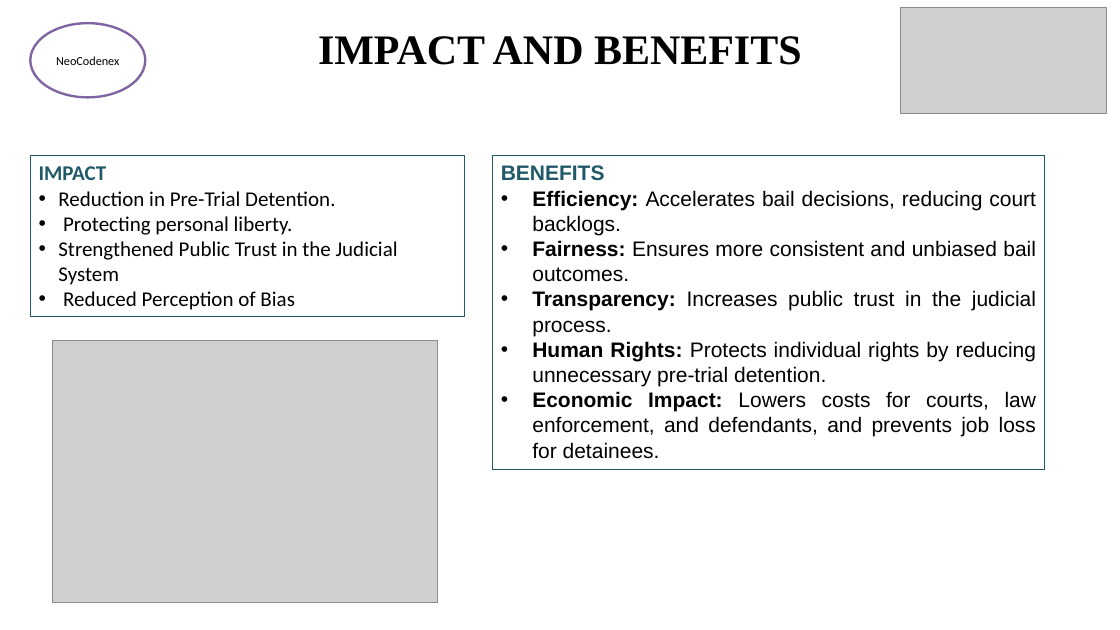
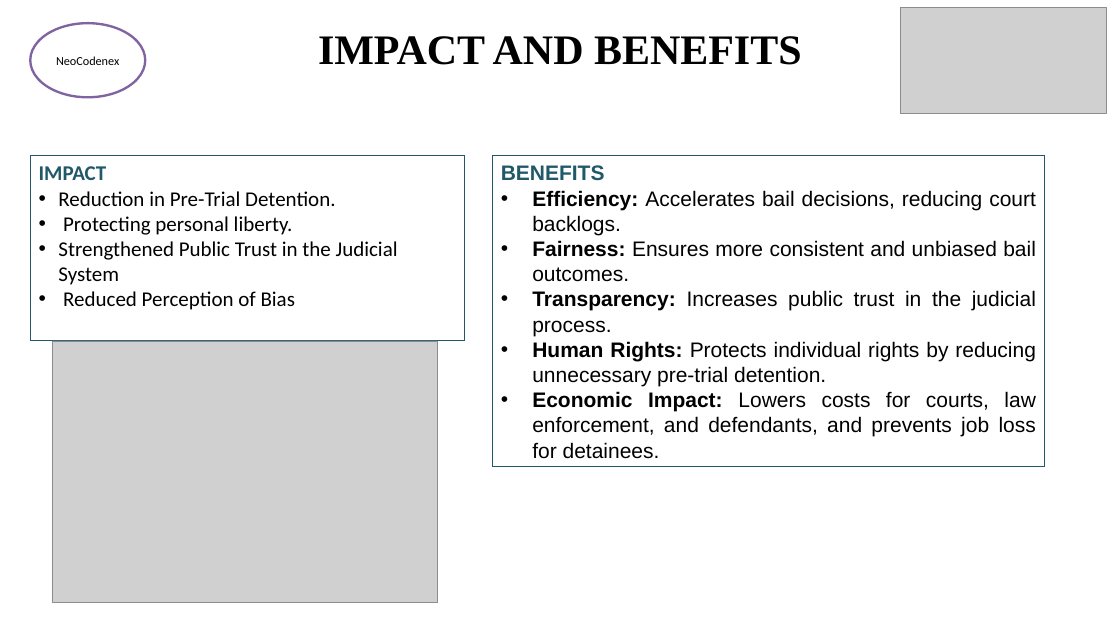
Before and after one commit to dixitk941/Bail-Racknor, a slide deck: slide 5 of bail_reckoner_project[1].pptx. Drawn at 1120x630 pixels with LibreOffice and Linux fonts; fonts in the diff are those of the drawing; grey boxes stand for pictures. Boxes give left, top, right and bottom in pixels: in the first picture for what was removed or moved away, otherwise in the second. Text is boxed around its words. In the diff, an @@ line names an element or a change of style, - is before the commit and + after.

```diff
--- a/bail_reckoner_project[1].pptx
+++ b/bail_reckoner_project[1].pptx
@@ ellipse "NeoCodenex" at <box>30,24,145,97</box>: outline #8064A2 2 pt to #8064A2 2.01 pt @@
@@ rectangle "IMPACT": place and size @@
-rectangle "IMPACT" at <box>30,156,465,318</box>
+rectangle "IMPACT" at <box>30,156,465,341</box>
@@ rectangle "IMPACT" at <box>30,156,465,341</box>: outline #215968 0.75 pt to #215968 0 pt @@
@@ rectangle "BENEFITS": place and size @@
-rectangle "BENEFITS" at <box>492,156,1044,471</box>
+rectangle "BENEFITS" at <box>492,156,1044,467</box>
@@ rectangle "BENEFITS" at <box>492,156,1044,467</box>: outline #215968 0.75 pt to #215968 0.74 pt @@
@@ text in rectangle at <box>58,191,398,310</box>: indent changed @@
```
Also in this commit, not shown: 5 other slides changed, 7 other files.
